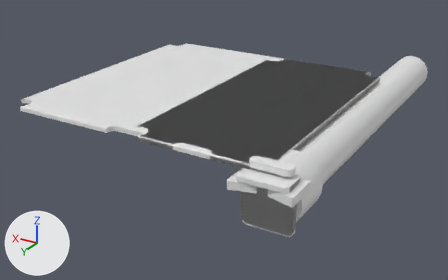
Before and after pictures for a commit that changed the glTF model modelos/pecas.glb.
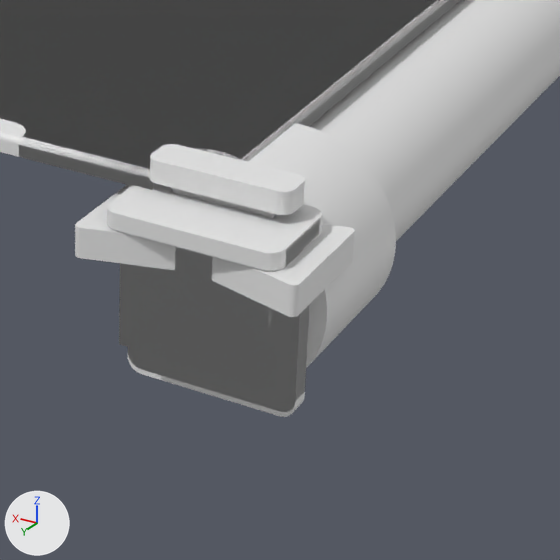
Each version appears first whole from a 50 mm lens placed at (-72.6, 146.3, 100.8), pointed at (52.6, -62.3, -3.5), and next in a close-up on the part from 46% to 83% of the width and 40% to 100% of the height. Every picture has the same lights, and +X, +Y and +Z are marked at lower left. The older version's two pictures come first.

The older version as bpy lines, for what is in view:
```python
me_juncao_dupla_comporta = bpy.data.meshes.new('juncao_dupla_comporta')
me_juncao_dupla_comporta.from_pydata(...)  # 548 vertices, 1096 faces; spans x -8.5..8.5, y -4.8..5.2, z 6.2..19.8
me_porta_simples = bpy.data.meshes.new('porta_simples')
me_porta_simples.from_pydata(...)  # 276 vertices, 548 faces; spans x -8.5..8.5, y 0.0..4.9, z 6.0..19.6
me_trava = bpy.data.meshes.new('trava')
me_trava.from_pydata(...)  # 352 vertices, 700 faces; spans x -10.8..10.8, y -6.1..6.1, z 15.0..18.0
ob_juncao_dupla_comporta = bpy.data.objects.new('juncao_dupla_comporta', me_juncao_dupla_comporta)
ob_juncao_dupla_comporta.location = (0.0, 0.0, 0.0)
ob_porta_simples = bpy.data.objects.new('porta_simples', me_porta_simples)
ob_porta_simples.location = (0.0, 0.0, 0.0)
ob_trava = bpy.data.objects.new('trava', me_trava)
ob_trava.location = (0.0, 0.0, 0.0)
# also in view: 'juncao_dupla_fechada' at (0.0, 0.0, 12.8); 'juncao_dupla_comporta_lamina' at (0.0, -2.0, 14.7); 'acr_frasco_tubo_ensaio' at (0.0, -78.3, 11.0); 'capa_luz_110x110' at (55.0, -55.0, 20.6); 'capa_luz_55x110' at (27.5, -55.0, 20.6)
```
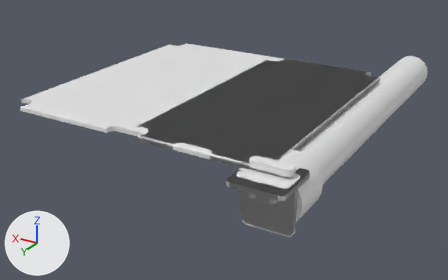
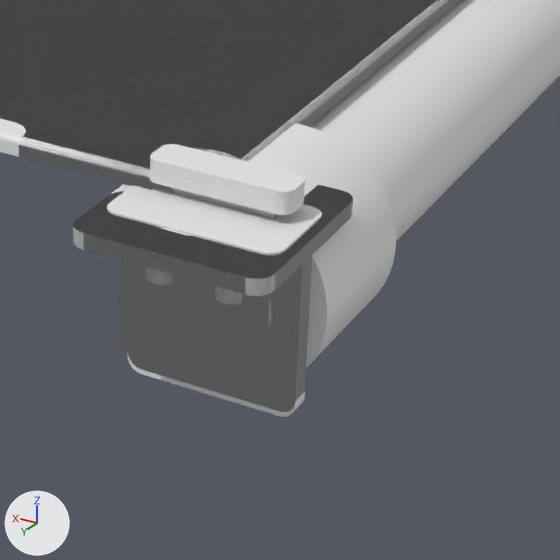
What the commit changed:
Mesh me_presilha_uniao_4 is new.
It has 2288 vertices, 4572 faces and spans x -9.5..9.5, y -9.5..9.5, z 13.4..19.6.
Mesh me_presilha_uniao_l is new.
It has 1917 vertices, 3830 faces and spans x -9.5..9.5, y -9.5..9.5, z 13.4..19.6.
Mesh me_presilha_uniao_2 is new.
It has 1280 vertices, 2556 faces and spans x -9.5..9.5, y 0.3..9.5, z 13.4..19.6.
Mesh me_presilha_tampa is new.
It has 724 vertices, 1444 faces and spans x -2.7..5.82, y -2.7..5.82, z 13.4..19.6.
Object 'trava' (ob_trava) is deleted.
Object 'presilha_uniao_4' (ob_presilha_uniao_4) is new; it shows me_presilha_uniao_4.
Its location is (0.0, 0.0, 0.0).
Object 'presilha_uniao_L' (ob_presilha_uniao_l) is new; it shows me_presilha_uniao_l.
Its location is (0.0, 0.0, 0.0).
Object 'presilha_uniao_2' (ob_presilha_uniao_2) is new; it shows me_presilha_uniao_2.
Its location is (0.0, 0.0, 0.0).
Object 'presilha_tampa' (ob_presilha_tampa) is new; it shows me_presilha_tampa.
Its location is (0.0, 0.0, 0.0).

Boxes (x1, y1, x2, y2) around the edits, measured in the close-ups (560 x 560 px):
'trava', deleted: before (75, 185, 354, 317)
'presilha_uniao_4', added: after (73, 184, 353, 306)
'presilha_uniao_2', added: after (73, 191, 306, 304)
'presilha_uniao_L', added: after (171, 189, 353, 300)
'presilha_tampa', added (mostly hidden): after (133, 210, 242, 228)
